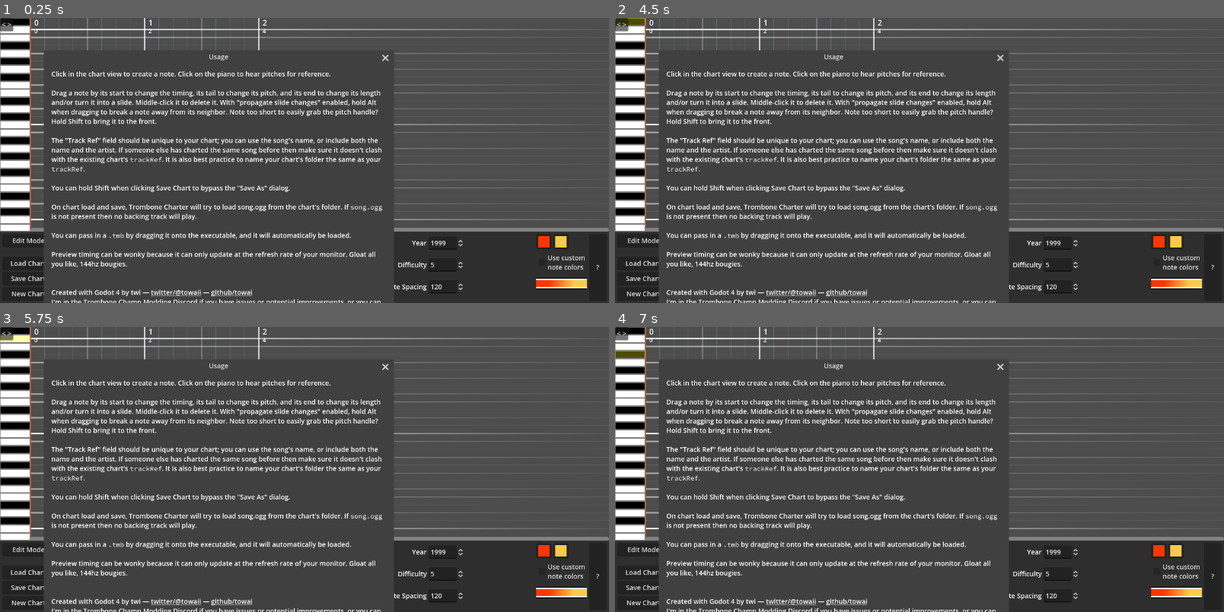
Above: before the commit, frames 1-4 (two rows, left to right).
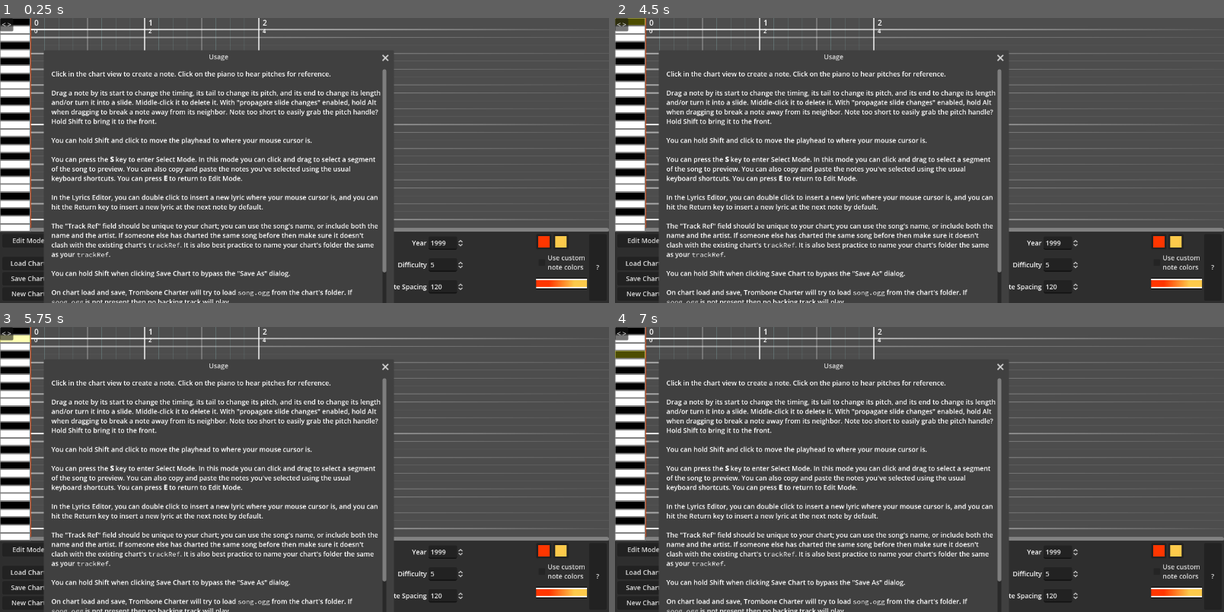
Above: after the commit, the same moments.

Repository: towai/TromboneCharter
Game: Godot game, scene res://main.tscn
Two runs of this game, one before a commit and one after it. Both use one fixed random seed, a clock stepped at 60 frames per second and the inputs below. Sound files missing from this copy of the repository are replaced by a short silence.
Inputs (mouse positions are in pixels of both pictures, inside the frame that each line leads up to):
- Up to frame 1 (0.25 s): no input
- Up to frame 2 (4.5 s): click (748, 240) at 0.52 s; type "Alex" at 0.6 s; click (748, 257) at 0.75 s; type "Alex" at 0.83 s; click (748, 274) at 0.98 s; type "Alex" at 1.07 s; click (748, 291) at 1.27 s; type "Alex" at 1.35 s; click (864, 240) at 1.5 s; type "Alex" at 1.58 s; click (846, 268) at 1.73 s; type "12" at 1.82 s; click "< >" at 2 s; click "New Chart" at 2.75 s; click "New Chart" at 3.5 s; click (627, 20) at 4.27 s
- Up to frame 3 (5.75 s): click (12, 338) at 5.02 s
- Up to frame 4 (7 s): click (627, 346) at 5.77 s; click (627, 355) at 6.52 s

The runs differ from the first frame. In frame 1, 8.3% of the frame differs, in the area x 8-64%, y 17-100%; in frame 2, 8.3%; in frame 3, 8.3%; in frame 4, 8.3%.

Commit message:
UI layout changes, add to instructions, clear selection on paste

Diff:
--- a/copy_confirm.gd
+++ b/copy_confirm.gd
@@ -24,5 +24,6 @@
 		main.tmb.notes.append(note)
 	main.tmb.notes.sort_custom(func(a,b): return a[TMBInfo.NOTE_BAR] < b[TMBInfo.NOTE_BAR])
 	main.emit_signal("chart_loaded")
+	Global.settings.section_length = 0
 	%Alert.alert("Inserted %s notes from clipboard" % notes.size(), Vector2(%ChartView.global_position.x, 10),
 				Alert.LV_SUCCESS)
--- a/main.tscn
+++ b/main.tscn
@@ -129,11 +129,17 @@
 
 Drag a note by its start to change the timing, its tail to change its pitch, and its end to change its length and/or tu …(239 unchanged characters)…
 
+You can hold Shift and click to move the playhead to where your mouse cursor is.
+
+You can press the [b]S[/b] key to enter Select Mode. In this mode you can click and drag to select a segment of the song to preview. You can also copy and paste the notes you've selected using the usual keyboard shortcuts. You can press [b]E[/b] to return to Edit Mode.
+
+In the Lyrics Editor, you can double click to insert a new lyric where your mouse cursor is, and you can hit the Return key to insert a new lyric at the next note by default.
+
 The \"Track Ref\" field should be unique to your chart; you can use the song's name, or include both the name and the a …(229 unchanged characters)…
 
 You can hold Shift when clicking Save Chart to bypass the \"Save As\" dialog.
 
-On chart load and save, Trombone Charter will try to load song.ogg from the chart's folder. If [code]song.ogg[/code] is not present then no backing track will play.
+On chart load and save, Trombone Charter will try to load [code]song.ogg[/code] from the chart's folder. If [code]song.ogg[/code] is not present then no backing track will play.
 
 You can pass in a [code].tmb[/code] by dragging it onto the executable, and it will automatically be loaded.
 
@@ -622,15 +628,87 @@
 text = "Generating audio preview..."
 horizontal_alignment = 1
 
-[node name="Vol" type="HBoxContainer" parent="Settings/MarginC/HBoxC/EditSettings"]
+[node name="RefreshButton" type="Button" parent="Settings/MarginC/HBoxC/EditSettings"]
+visible = false
 layout_mode = 2
 size_flags_vertical = 10
-
-[node name="Label" type="Label" parent="Settings/MarginC/HBoxC/EditSettings/Vol"]
+text = "Force note refresh"
+
+[node name="SectionSelection" type="VBoxContainer" parent="Settings/MarginC/HBoxC"]
+unique_name_in_owner = true
+layout_mode = 2
+size_flags_horizontal = 10
+
+[node name="HBox2" type="HBoxContainer" parent="Settings/MarginC/HBoxC/SectionSelection"]
+layout_mode = 2
+alignment = 2
+
+[node name="Label" type="Label" parent="Settings/MarginC/HBoxC/SectionSelection/HBox2"]
+layout_mode = 2
+size_flags_horizontal = 3
+text = "Playback Controls:"
+
+[node name="HBox" type="HBoxContainer" parent="Settings/MarginC/HBoxC/SectionSelection"]
+visible = false
+layout_mode = 2
+alignment = 2
+
+[node name="Label" type="Label" parent="Settings/MarginC/HBoxC/SectionSelection/HBox"]
+layout_mode = 2
+text = "Start:"
+
+[node name="SectionStart" type="SpinBox" parent="Settings/MarginC/HBoxC/SectionSelection/HBox"]
+unique_name_in_owner = true
+layout_mode = 2
+focus_mode = 2
+
+[node name="Label2" type="Label" parent="Settings/MarginC/HBoxC/SectionSelection/HBox"]
+layout_mode = 2
+text = "Length:"
+
+[node name="SectionLength" type="SpinBox" parent="Settings/MarginC/HBoxC/SectionSelection/HBox"]
+unique_name_in_owner = true
+layout_mode = 2
+focus_mode = 2
+
+[node name="HBox4" type="HBoxContainer" parent="Settings/MarginC/HBoxC/SectionSelection"]
+layout_mode = 2
+size_flags_horizontal = 8
+size_flags_vertical = 6
+alignment = 2
+
+[node name="MetroIcon" type="TextureRect" parent="Settings/MarginC/HBoxC/SectionSelection/HBox4"]
+layout_mode = 2
+texture = ExtResource("11_maqbd")
+stretch_mode = 2
+
+[node name="MetroChk" type="CheckBox" parent="Settings/MarginC/HBoxC/SectionSelection/HBox4"]
+unique_name_in_owner = true
+layout_mode = 2
+size_flags_horizontal = 3
+
+[node name="PreviewButton" type="Button" parent="Settings/MarginC/HBoxC/SectionSelection/HBox4"]
+unique_name_in_owner = true
+custom_minimum_size = Vector2(100, 2.08165e-12)
+layout_mode = 2
+text = "Preview"
+
+[node name="PlayheadPos" type="SpinBox" parent="Settings/MarginC/HBoxC/SectionSelection/HBox4"]
+unique_name_in_owner = true
+layout_mode = 2
+tooltip_text = "Playhead Position"
+focus_mode = 2
+step = 2.08165e-12
+
+[node name="Vol" type="HBoxContainer" parent="Settings/MarginC/HBoxC/SectionSelection"]
+layout_mode = 2
+size_flags_vertical = 10
+
+[node name="Label" type="Label" parent="Settings/MarginC/HBoxC/SectionSelection/Vol"]
 layout_mode = 2
 text = "Track 🔊"
 
-[node name="TrackVolSlider" type="HSlider" parent="Settings/MarginC/HBoxC/EditSettings/Vol"]
+[node name="TrackVolSlider" type="HSlider" parent="Settings/MarginC/HBoxC/SectionSelection/Vol"]
 unique_name_in_owner = true
 layout_mode = 2
 size_flags_horizontal = 3
@@ -641,19 +719,19 @@
 tick_count = 7
 ticks_on_borders = true
 
-[node name="VolReset" type="Button" parent="Settings/MarginC/HBoxC/EditSettings/Vol"]
+[node name="VolReset" type="Button" parent="Settings/MarginC/HBoxC/SectionSelection/Vol"]
 layout_mode = 2
 icon = ExtResource("14_8wa4s")
 
-[node name="Vol2" type="HBoxContainer" parent="Settings/MarginC/HBoxC/EditSettings"]
+[node name="Vol2" type="HBoxContainer" parent="Settings/MarginC/HBoxC/SectionSelection"]
 layout_mode = 2
 size_flags_vertical = 10
 
-[node name="Label" type="Label" parent="Settings/MarginC/HBoxC/EditSettings/Vol2"]
+[node name="Label" type="Label" parent="Settings/MarginC/HBoxC/SectionSelection/Vol2"]
 layout_mode = 2
 text = "Toot 🔊 "
 
-[node name="TootVolSlider" type="HSlider" parent="Settings/MarginC/HBoxC/EditSettings/Vol2"]
+[node name="TootVolSlider" type="HSlider" parent="Settings/MarginC/HBoxC/SectionSelection/Vol2"]
 unique_name_in_owner = true
 layout_mode = 2
 size_flags_horizontal = 3
@@ -664,83 +742,9 @@
 tick_count = 7
 ticks_on_borders = true
 
-[node name="VolReset" type="Button" parent="Settings/MarginC/HBoxC/EditSettings/Vol2"]
+[node name="VolReset" type="Button" parent="Settings/MarginC/HBoxC/SectionSelection/Vol2"]
 layout_mode = 2
 icon = ExtResource("14_8wa4s")
-
-[node name="RefreshButton" type="Button" parent="Settings/MarginC/HBoxC/EditSettings"]
-visible = false
-layout_mode = 2
-size_flags_vertical = 10
-text = "Force note refresh"
-
-[node name="SectionSelection" type="VBoxContainer" parent="Settings/MarginC/HBoxC"]
-unique_name_in_owner = true
-layout_mode = 2
-size_flags_horizontal = 10
-
-[node name="HBox2" type="HBoxContainer" parent="Settings/MarginC/HBoxC/SectionSelection"]
-layout_mode = 2
-alignment = 2
-
-[node name="Label" type="Label" parent="Settings/MarginC/HBoxC/SectionSelection/HBox2"]
-layout_mode = 2
-size_flags_horizontal = 3
-text = "Section:"
-
-[node name="HBox" type="HBoxContainer" parent="Settings/MarginC/HBoxC/SectionSelection"]
-layout_mode = 2
-alignment = 2
-
-[node name="Label" type="Label" parent="Settings/MarginC/HBoxC/SectionSelection/HBox"]
-layout_mode = 2
-text = "Start:"
-
-[node name="SectionStart" type="SpinBox" parent="Settings/MarginC/HBoxC/SectionSelection/HBox"]
-unique_name_in_owner = true
-layout_mode = 2
-focus_mode = 2
-
-[node name="Label2" type="Label" parent="Settings/MarginC/HBoxC/SectionSelection/HBox"]
-layout_mode = 2
-text = "Length:"
-
-[node name="SectionLength" type="SpinBox" parent="Settings/MarginC/HBoxC/SectionSelection/HBox"]
-unique_name_in_owner = true
-layout_mode = 2
-focus_mode = 2
-
-[node name="HBox4" type="HBoxContainer" parent="Settings/MarginC/HBoxC/SectionSelection"]
-layout_mode = 2
-size_flags_horizontal = 8
-size_flags_vertical = 6
-alignment = 2
-
-[node name="MetroIcon" type="TextureRect" parent="Settings/MarginC/HBoxC/SectionSelection/HBox4"]
-layout_mode = 2
-texture = ExtResource("11_maqbd")
-stretch_mode = 2
-
-[node name="MetroChk" type="CheckBox" parent="Settings/MarginC/HBoxC/SectionSelection/HBox4"]
-unique_name_in_owner = true
-layout_mode = 2
-size_flags_horizontal = 3
-
-[node name="PreviewButton" type="Button" parent="Settings/MarginC/HBoxC/SectionSelection/HBox4"]
-unique_name_in_owner = true
-custom_minimum_size = Vector2(120, 0)
-layout_mode = 2
-text = "Preview"
-
-[node name="HBox3" type="HBoxContainer" parent="Settings/MarginC/HBoxC/SectionSelection"]
-layout_mode = 2
-alignment = 2
-
-[node name="PlayheadPos" type="SpinBox" parent="Settings/MarginC/HBoxC/SectionSelection/HBox3"]
-unique_name_in_owner = true
-layout_mode = 2
-focus_mode = 2
-step = 2.08165e-12
 
 [node name="LyricsTools" type="VBoxContainer" parent="Settings/MarginC/HBoxC"]
 unique_name_in_owner = true
@@ -845,15 +849,15 @@
 [connection signal="toggled" from="Settings/MarginC/HBoxC/EditSettings/HBox/HiResWave" to="PianoRoll/ChartView/Chart/WavePreview" method="_on_hi_res_wave_toggled"]
 [connection signal="pressed" from="Settings/MarginC/HBoxC/EditSettings/HBox/FFmpegHelp" to="." method="_on_ffmpeg_help_pressed"]
 [connection signal="item_selected" from="Settings/MarginC/HBoxC/EditSettings/PreviewType" to="PianoRoll/ChartView/Chart/WavePreview" method="_on_preview_type_item_selected"]
-[connection signal="value_changed" from="Settings/MarginC/HBoxC/EditSettings/Vol/TrackVolSlider" to="Settings" method="_on_preview_volume_changed"]
-[connection signal="pressed" from="Settings/MarginC/HBoxC/EditSettings/Vol/VolReset" to="Settings" method="_on_preview_vol_reset_pressed"]
-[connection signal="value_changed" from="Settings/MarginC/HBoxC/EditSettings/Vol2/TootVolSlider" to="Settings" method="_on_toot_volume_changed"]
-[connection signal="pressed" from="Settings/MarginC/HBoxC/EditSettings/Vol2/VolReset" to="Settings" method="_on_toot_vol_reset_pressed"]
 [connection signal="pressed" from="Settings/MarginC/HBoxC/EditSettings/RefreshButton" to="." method="_on_refresh_button_pressed"]
 [connection signal="value_changed" from="Settings/MarginC/HBoxC/SectionSelection/HBox/SectionStart" to="Settings" method="_on_section_start_value_changed"]
 [connection signal="value_changed" from="Settings/MarginC/HBoxC/SectionSelection/HBox/SectionLength" to="Settings" method="_on_section_length_value_changed"]
 [connection signal="pressed" from="Settings/MarginC/HBoxC/SectionSelection/HBox4/PreviewButton" to="PreviewController" method="_do_preview"]
-[connection signal="value_changed" from="Settings/MarginC/HBoxC/SectionSelection/HBox3/PlayheadPos" to="Settings" method="_on_copy_target_value_changed"]
+[connection signal="value_changed" from="Settings/MarginC/HBoxC/SectionSelection/HBox4/PlayheadPos" to="Settings" method="_on_copy_target_value_changed"]
+[connection signal="value_changed" from="Settings/MarginC/HBoxC/SectionSelection/Vol/TrackVolSlider" to="Settings" method="_on_preview_volume_changed"]
+[connection signal="pressed" from="Settings/MarginC/HBoxC/SectionSelection/Vol/VolReset" to="Settings" method="_on_preview_vol_reset_pressed"]
+[connection signal="value_changed" from="Settings/MarginC/HBoxC/SectionSelection/Vol2/TootVolSlider" to="Settings" method="_on_toot_volume_changed"]
+[connection signal="pressed" from="Settings/MarginC/HBoxC/SectionSelection/Vol2/VolReset" to="Settings" method="_on_toot_vol_reset_pressed"]
 [connection signal="toggled" from="Settings/MarginC/HBoxC/LyricsTools/ShowLyrics" to="PianoRoll/ChartView/Chart/LyricsEditor" method="_on_show_lyrics_toggled"]
 [connection signal="pressed" from="Settings/MarginC/HBoxC/LyricsTools/CopyLyrics" to="PianoRoll/ChartView/Chart/LyricsEditor" method="_on_copy_lyrics_pressed"]
 [connection signal="pressed" from="Settings/MarginC/HBoxC/HelpButton" to="." method="_on_help_button_pressed"]
